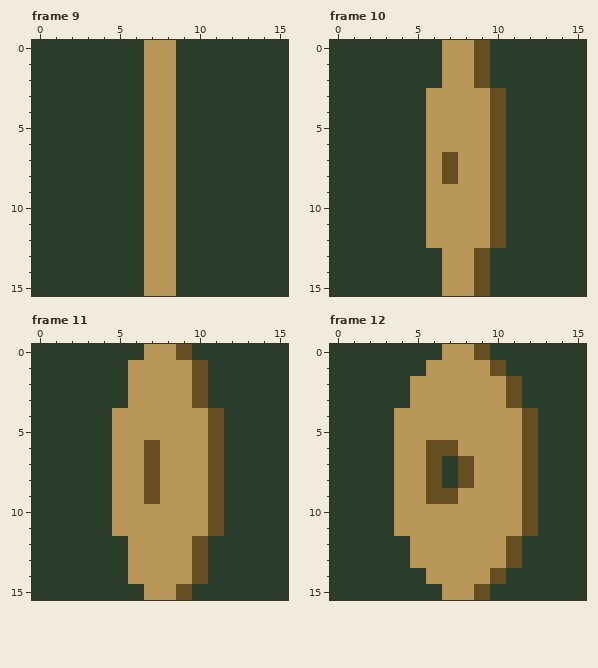
Pixel-art file: assets/Prop/SaveDisk.ase. Above, as it was before the edit.
16x16 pixels, 32 frames. Colours within 5 levels of each other are drawn and written as one. Shown: frame 9, frame 10, frame 11, frame 12. The commit also changed other frames, which this record leaves out.
New version:
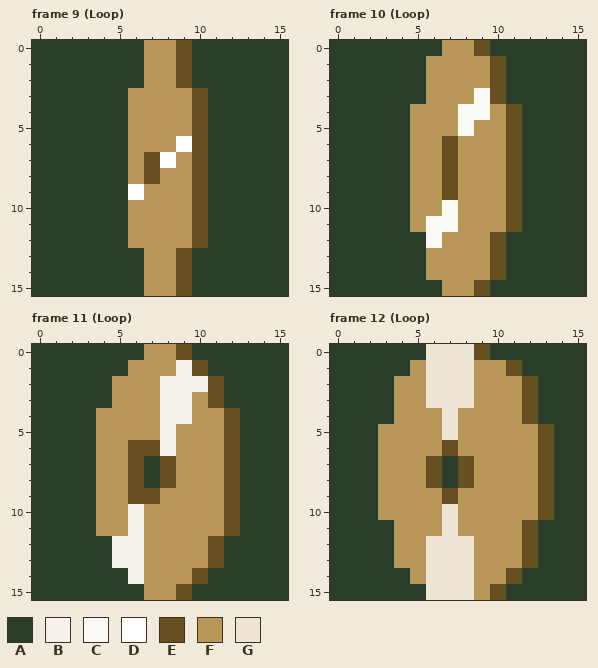
Palette (. is transparent): A #2a3d2b  B #f6f2eb  C #fbf9f5  D #ffffff  E #684f21  F #b99758  G #eee5d6
Difference:
layer "Layer 1" now hidden
layer "smoother motion" added
layer "shines smooth half" added
--- frame 9 (Loop), layers "shines smooth half", "smoother motion"
@@ x 4..12 @@
- 0 AAAFFAAAA
- 1 AAAFFAAAA
- 2 AAAFFAAAA
- 3 AAAFFAAAA
- 4 AAAFFAAAA
- 5 AAAFFAAAA
- 6 AAAFFAAAA
- 7 AAAFFAAAA
- 8 AAAFFAAAA
- 9 AAAFFAAAA
-10 AAAFFAAAA
-11 AAAFFAAAA
-12 AAAFFAAAA
-13 AAAFFAAAA
-14 AAAFFAAAA
-15 AAAFFAAAA
+ 0 AAAFFEAAA
+ 1 AAAFFEAAA
+ 2 AAAFFEAAA
+ 3 AAFFFFEAA
+ 4 AAFFFFEAA
+ 5 AAFFFFEAA
+ 6 AAFFFDEAA
+ 7 AAFEDFEAA
+ 8 AAFEFFEAA
+ 9 AADFFFEAA
+10 AAFFFFEAA
+11 AAFFFFEAA
+12 AAFFFFEAA
+13 AAAFFEAAA
+14 AAAFFEAAA
+15 AAAFFEAAA
--- frame 10 (Loop), layers "shines smooth half", "smoother motion"
@@ x 3..13 @@
  0 AAAAFFEAAAA
- 1 AAAAFFEAAAA
- 2 AAAAFFEAAAA
- 3 AAAFFFFEAAA
- 4 AAAFFFFEAAA
- 5 AAAFFFFEAAA
- 6 AAAFFFFEAAA
- 7 AAAFEFFEAAA
- 8 AAAFEFFEAAA
- 9 AAAFFFFEAAA
-10 AAAFFFFEAAA
-11 AAAFFFFEAAA
-12 AAAFFFFEAAA
-13 AAAAFFEAAAA
-14 AAAAFFEAAAA
+ 1 AAAFFFFEAAA
+ 2 AAAFFFFEAAA
+ 3 AAAFFFCEAAA
+ 4 AAFFFCCFEAA
+ 5 AAFFFCFFEAA
+ 6 AAFFEFFFEAA
+ 7 AAFFEFFFEAA
+ 8 AAFFEFFFEAA
+ 9 AAFFEFFFEAA
+10 AAFFCFFFEAA
+11 AAFCCFFFEAA
+12 AAACFFFEAAA
+13 AAAFFFFEAAA
+14 AAAFFFFEAAA
 15 AAAAFFEAAAA
--- frame 11 (Loop)
@@ x 0..15 @@
  0 AAAAAAAFFEAAAAAA
- 1 AAAAAAFFFFEAAAAA
- 2 AAAAAAFFFFEAAAAA
- 3 AAAAAAFFFFEAAAAA
- 4 AAAAAFFFFFFEAAAA
- 5 AAAAAFFFFFFEAAAA
- 6 AAAAAFFEFFFEAAAA
- 7 AAAAAFFEFFFEAAAA
- 8 AAAAAFFEFFFEAAAA
- 9 AAAAAFFEFFFEAAAA
-10 AAAAAFFFFFFEAAAA
-11 AAAAAFFFFFFEAAAA
-12 AAAAAAFFFFEAAAAA
-13 AAAAAAFFFFEAAAAA
-14 AAAAAAFFFFEAAAAA
+ 1 AAAAAAFFFBEAAAAA
+ 2 AAAAAFFFBBBEAAAA
+ 3 AAAAAFFFBBFEAAAA
+ 4 AAAAFFFFBBFFEAAA
+ 5 AAAAFFFFBFFFEAAA
+ 6 AAAAFFEEBFFFEAAA
+ 7 AAAAFFEAEFFFEAAA
+ 8 AAAAFFEAEFFFEAAA
+ 9 AAAAFFEEFFFFEAAA
+10 AAAAFFBFFFFFEAAA
+11 AAAAFFBFFFFFEAAA
+12 AAAAABBFFFFEAAAA
+13 AAAAABBFFFFEAAAA
+14 AAAAAABFFFEAAAAA
 15 AAAAAAAFFEAAAAAA
--- frame 12 (Loop), layers "shines smooth half", "smoother motion"
@@ x 0..15 @@
- 0 AAAAAAAFFEAAAAAA
- 1 AAAAAAFFFFEAAAAA
- 2 AAAAAFFFFFFEAAAA
- 3 AAAAAFFFFFFEAAAA
- 4 AAAAFFFFFFFFEAAA
- 5 AAAAFFFFFFFFEAAA
- 6 AAAAFFEEFFFFEAAA
- 7 AAAAFFEAEFFFEAAA
- 8 AAAAFFEAEFFFEAAA
- 9 AAAAFFEEFFFFEAAA
-10 AAAAFFFFFFFFEAAA
-11 AAAAFFFFFFFFEAAA
-12 AAAAAFFFFFFEAAAA
-13 AAAAAFFFFFFEAAAA
-14 AAAAAAFFFFEAAAAA
-15 AAAAAAAFFEAAAAAA
+ 0 AAAAAAGGGEAAAAAA
+ 1 AAAAAFGGGFFEAAAA
+ 2 AAAAFFGGGFFFEAAA
+ 3 AAAAFFGGGFFFEAAA
+ 4 AAAAFFFGFFFFEAAA
+ 5 AAAFFFFGFFFFFEAA
+ 6 AAAFFFFEFFFFFEAA
+ 7 AAAFFFEAEFFFFEAA
+ 8 AAAFFFEAEFFFFEAA
+ 9 AAAFFFFEFFFFFEAA
+10 AAAFFFFGFFFFFEAA
+11 AAAAFFFGFFFFEAAA
+12 AAAAFFGGGFFFEAAA
+13 AAAAFFGGGFFFEAAA
+14 AAAAAFGGGFFEAAAA
+15 AAAAAAGGGFEAAAAA
Where, in picture pixels (left, top, right, bottom), the same in both pictures:
changed: (128, 40, 208, 296)
changed: (410, 56, 522, 280)
changed: (96, 360, 240, 584)
changed: (378, 344, 554, 600)
